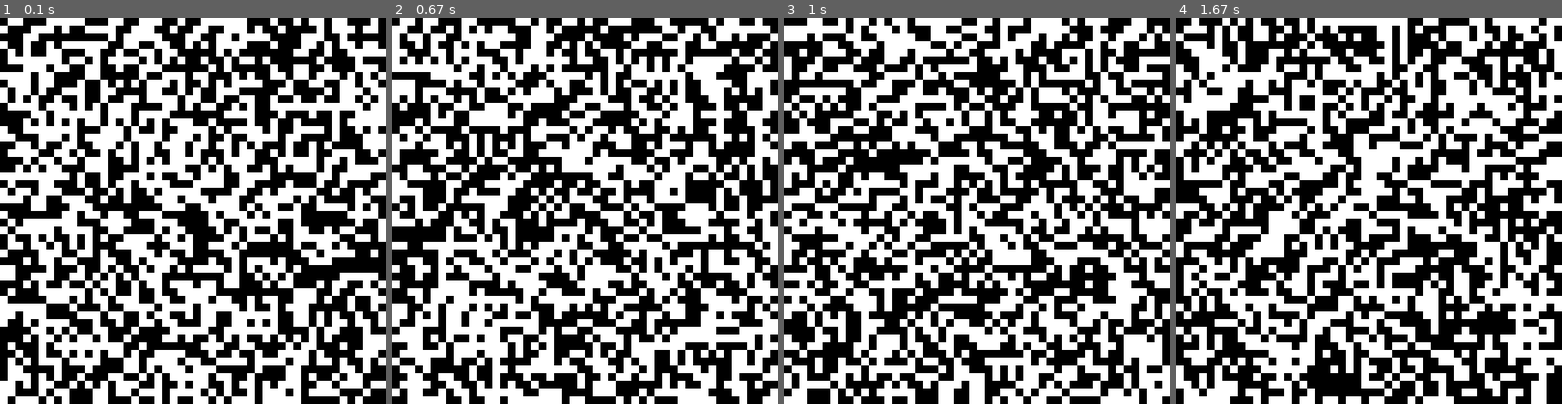
Above: before the commit, frames 1-4 (left to right).
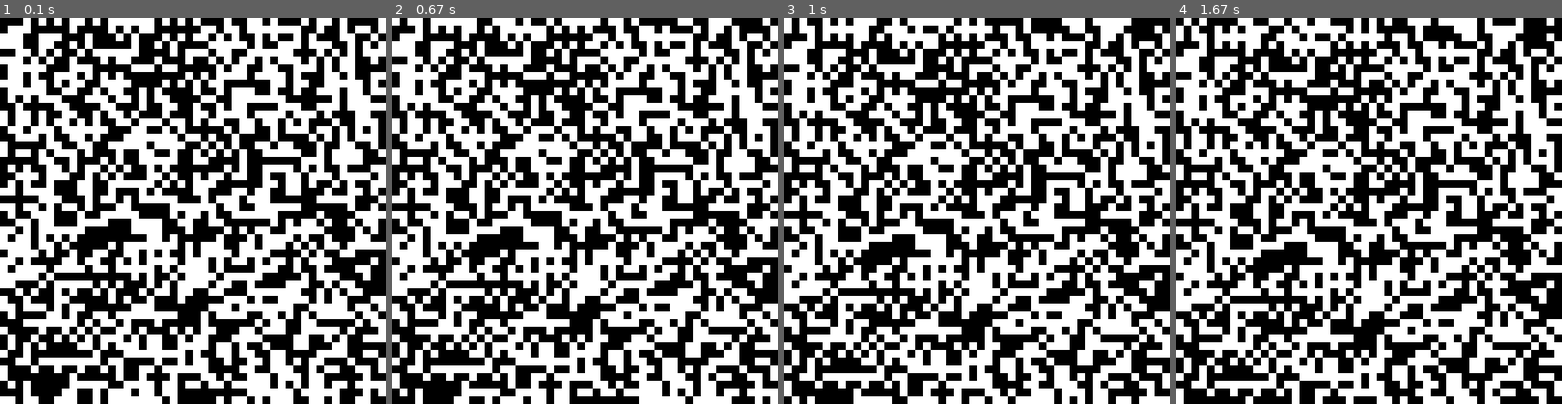
Above: after the commit, the same moments.

Repository: sillypantscoder/pygame_gameoflife
Game: pygame game, started from main.py
The game is run twice, just before and just after one commit, with the same random seed, the same clock (stepped at 60 frames per second) and the same inputs.
Inputs:
- Up to frame 1 (0.1 s): no input
- Up to frame 2 (0.67 s): tap Space at 0.33 s
- Up to frame 3 (1 s): tap Space at 0.67 s
- Up to frame 4 (1.67 s): tap Space at 1 s

The runs differ from the first frame. In frame 1, 51% of the frame differs, in the area x 0-100%, y 0-100%; in frame 2, 51%; in frame 3, 50%; in frame 4, 50%.

Commit message:
Added Cell objects

Diff:
--- a/main.py
+++ b/main.py
@@ -4,17 +4,40 @@
 WHITE = (255, 255, 255)
 BLACK = (0, 0, 0)
 
+class Cell:
+	def __init__(self):
+		self.state: int = random.choice([0, 1])
+	def up(self):
+		pos = findCellIndex(self)
+		print(pos)
+		try:
+			return BOARD[pos[0]][pos[1] - 1]
+		except: return NullCell()
+
+class NullCell:
+	def __init__(self): self.state: int = 0
+	def up(self): return NullCell()
+
+def findCellIndex(c: Cell) -> "tuple[int, int]":
+	for x in range(BOARDSIZE[0]):
+		try:
+			return (x, BOARD[x].index(c))
+		except ValueError: pass
+
 SCREENSIZE = [500, 500]
 screen = pygame.display.set_mode(SCREENSIZE, pygame.RESIZABLE)
 BOARDSIZE = (80, 80)
-BOARD = [[random.choice([0, 1]) for x in range(BOARDSIZE[0])] for y in range(BOARDSIZE[1])]
+BOARD = [[Cell() for x in range(BOARDSIZE[0])] for y in range(BOARDSIZE[1])]
 CELLSIZE = 10
 
 def next_frame():
 	global BOARD
+	newBoard = [[Cell() for x in range(BOARDSIZE[0])] for y in range(BOARDSIZE[1])]
 	for x in range(BOARDSIZE[0]):
 		for y in range(BOARDSIZE[1]):
-			BOARD[x][y] = random.choice([0, 1])
+			newBoard[x][y].state = BOARD[x][y].up().state
+			print(BOARD[x][y].up, BOARD[x][y].up())
+	BOARD = newBoard
 
 c = pygame.time.Clock()
 running = True
@@ -33,7 +56,7 @@
 		for y in range(BOARDSIZE[1]):
 			cellrect = pygame.Rect(x * CELLSIZE, y * CELLSIZE, CELLSIZE, CELLSIZE)
 			cell = BOARD[x][y]
-			if cell == 1:
+			if cell.state == 1:
 				pygame.draw.rect(screen, BLACK, cellrect)
 	pygame.display.flip()
 	c.tick(60)
